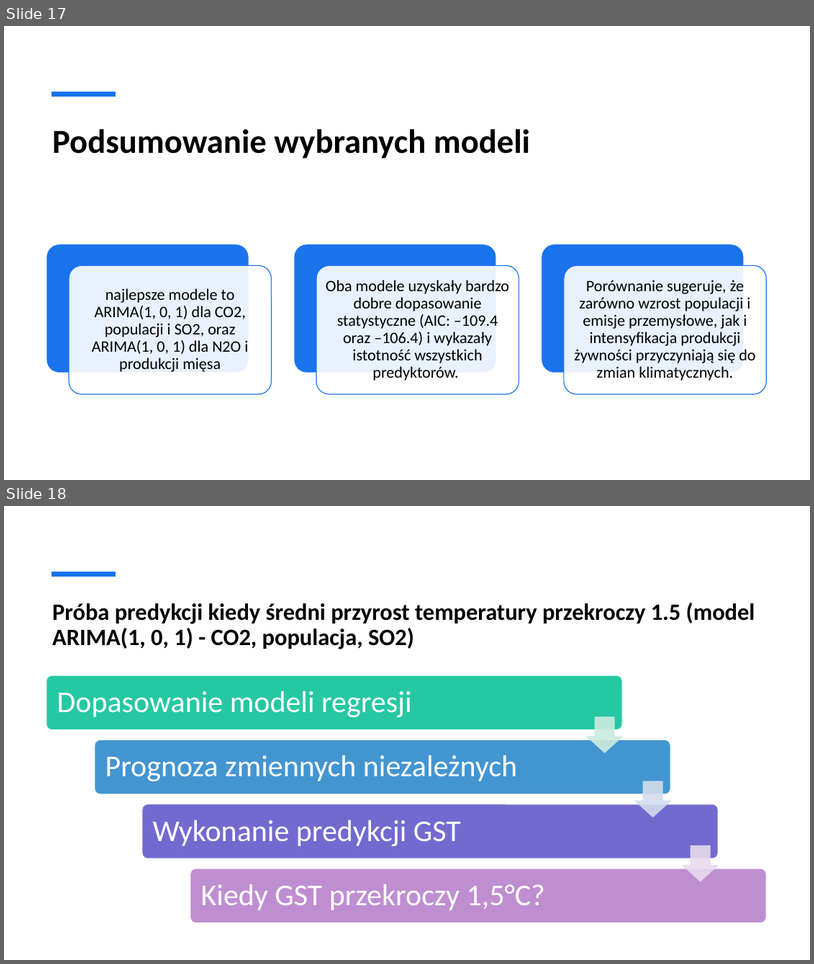
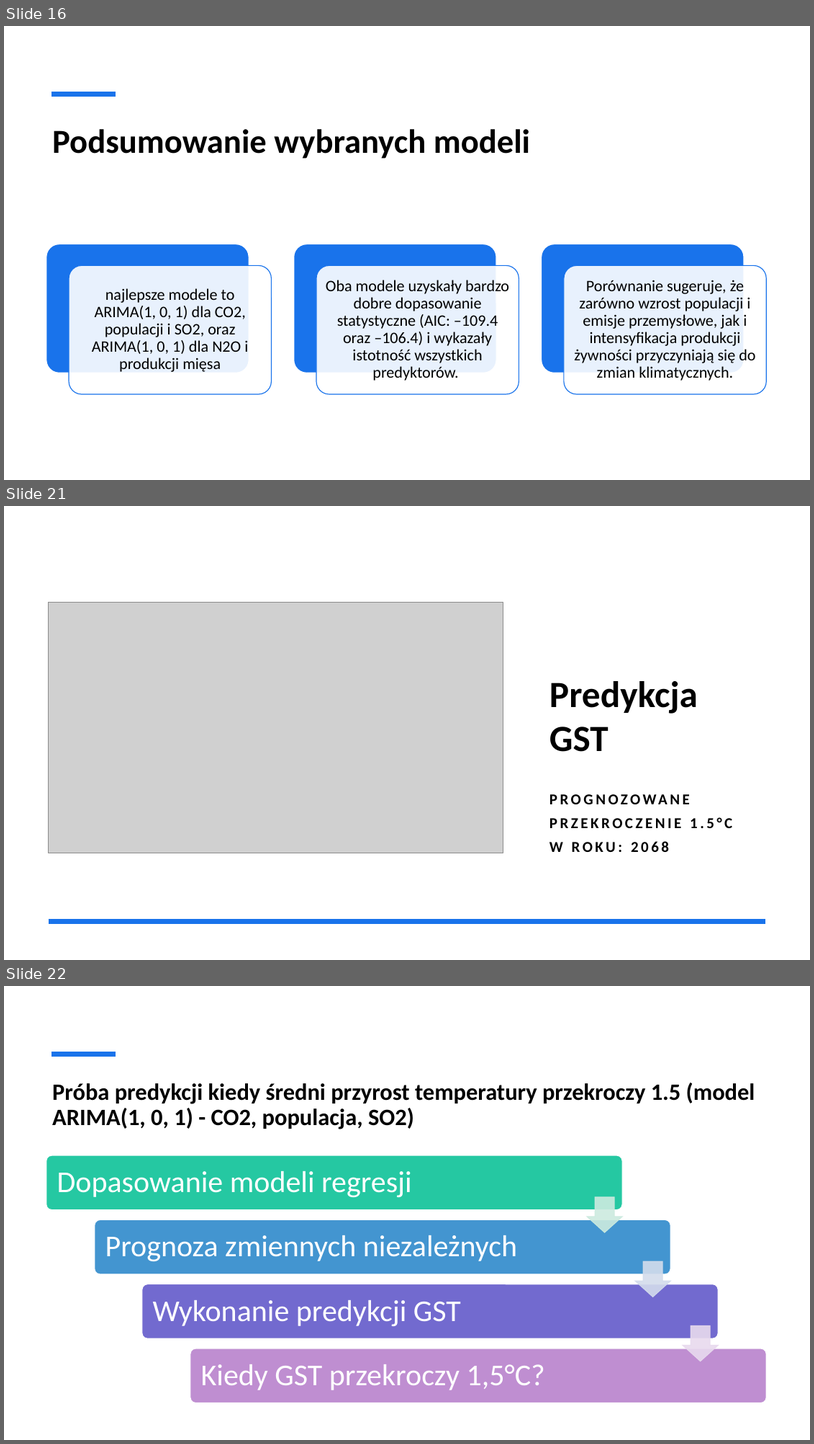
Before and after one commit to Joanna-Maslankiewicz/Analityka-Gospodarcza-sem2, a slide deck: Python/Projekt/projekt_python.pptx. Shown one above the other, each under a label of ours: slides 17 and 18 before the commit, slides 16, 21 and 22 after it; the slides between them are not shown. The pictures are 814x964 and 814x1444 pixels, drawn with LibreOffice and Linux fonts; fonts in the diff are those of the drawing; grey boxes stand for pictures. Boxes give left, top, right and bottom in pixels: in the first picture for what was removed or moved away, otherwise in the second. Text is boxed around its words. In the diff, an @@ line names an element or a change of style, - is before the commit and + after.

```diff
--- a/Python/Projekt/projekt_python.pptx
+++ b/Python/Projekt/projekt_python.pptx
@@ slide 21 added at [4, 506, 810, 960], background #FFFFFF @@
@@ picture added at [49, 602, 504, 852] @@
@@ title added at [550, 681, 698, 752], 44 pt, text #000000, bold @@
+Predykcja GST
@@ text added at [550, 817, 733, 852], 18 pt, text #000000, bold @@
+PROGNOZOWANE PRZEKROCZENIE 1.5°C W ROKU: 2068
@@ line added from (49, 921) to (766, 921), #1973EB 6 pt @@
@@ what was slide 17 is now slide 16 @@
@@ what was slide 18 is now slide 22 @@
```
Also in this commit, not shown: 2 slides changed, 4 other slides added, 1 slide removed.
